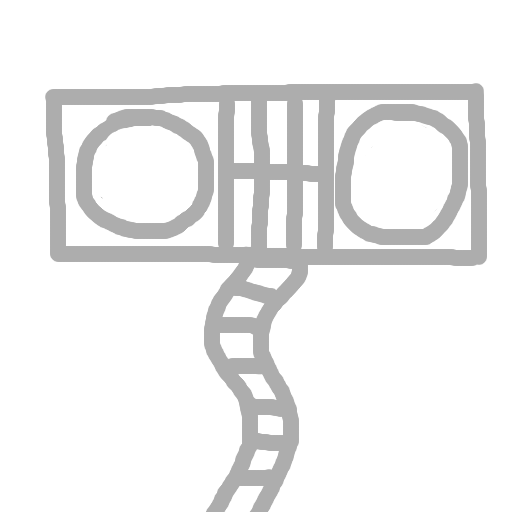
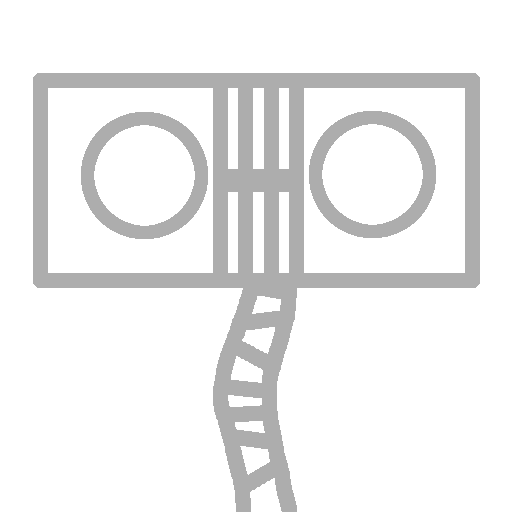
Two versions of the same layered image (512px x 512px). Layer-by-layer changes:
added layer "Layer #3" above "Layer #2" over [33, 73, 480, 512]
hid "Layer #2" over [45, 83, 487, 512]
hid "Layer #1" over [57, 87, 477, 512]
hid "Layer" over [192, 160, 354, 184]
